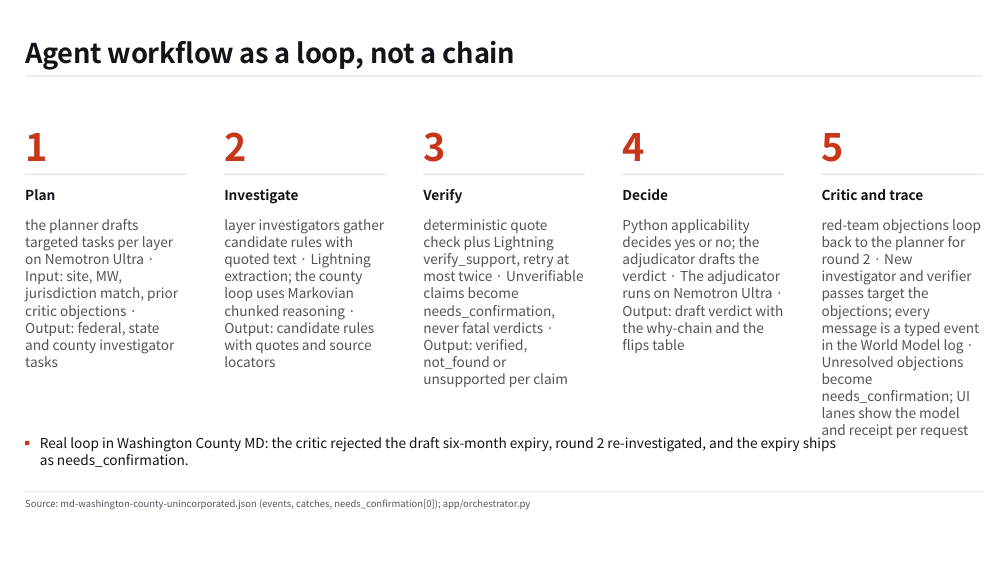
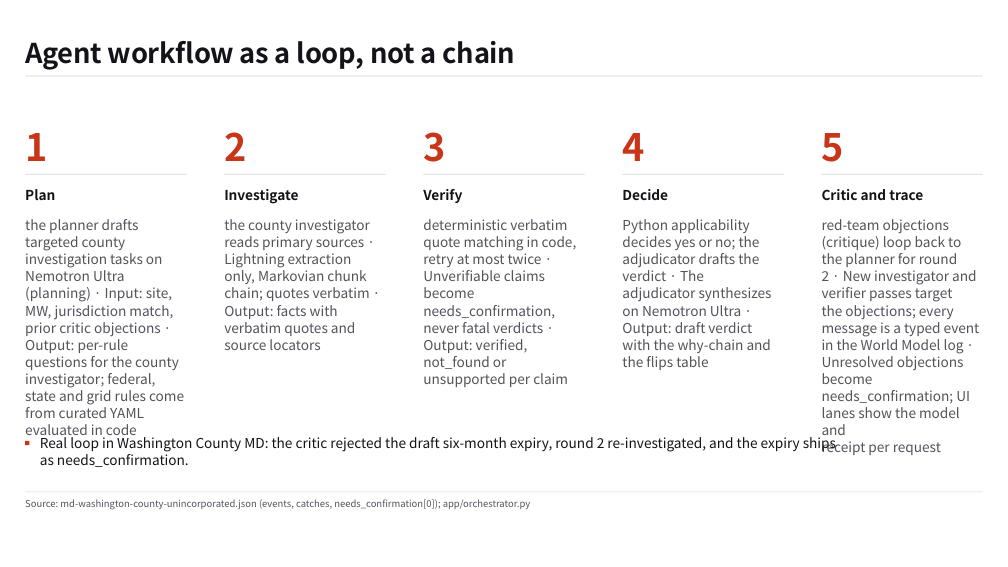
Before and after one commit to wjgoarxiv/sitewhy, a slide deck: slide 5 of submission/deck/sitewhy-deck.pptx. Drawn at 1008x567 pixels with LibreOffice and Linux fonts; fonts in the diff are those of the drawing. Boxes give left, top, right and bottom in pixels: in the first picture for what was removed or moved away, otherwise in the second. Text is boxed around its words. In the diff, an @@ line names an element or a change of style, - is before the commit and + after.

Commit message:
docs(submission): pitch deck matches the code

```diff
--- a/submission/deck/sitewhy-deck.pptx
+++ b/submission/deck/sitewhy-deck.pptx
@@ text at (x1=25, y1=219, x2=184, y2=440): text changed @@
-the planner drafts targeted tasks per layer on Nemotron Ultra · Input: site, MW, jurisdiction match, prior critic objections · Output: federal, state and county investigator tasks
+the planner drafts targeted county investigation tasks on Nemotron Ultra (planning) · Input: site, MW, jurisdiction match, prior critic objections · Output: per-rule questions for the county investigator; federal, state and grid rules come from curated YAML evaluated in code
@@ text at (x1=224, y1=219, x2=370, y2=350): text changed @@
-layer investigators gather candidate rules with quoted text · Lightning extraction; the county loop uses Markovian chunked reasoning · Output: candidate rules with quotes and source locators
+the county investigator
+reads primary sources ·
+Lightning extraction
+only, Markovian chunk
+chain; quotes verbatim ·
+Output: facts with
+verbatim quotes and
+source locators
@@ text at (x1=423, y1=219, x2=577, y2=387): text changed @@
-deterministic quote check plus Lightning verify_support, retry at most twice · Unverifiable claims become needs_confirmation, never fatal verdicts · Output: verified, not_found or unsupported per claim
+deterministic verbatim quote matching in code, retry at most twice · Unverifiable claims become needs_confirmation, never fatal verdicts · Output: verified, not_found or unsupported per claim
@@ text at (x1=622, y1=219, x2=772, y2=370): text changed @@
-Python applicability decides yes or no; the adjudicator drafts the verdict · The adjudicator runs on Nemotron Ultra · Output: draft verdict with the why-chain and the flips table
+Python applicability
+decides yes or no; the
+adjudicator drafts the
+verdict · The
+adjudicator synthesizes
+on Nemotron Ultra ·
+Output: draft verdict
+with the why-chain and
+the flips table
@@ text at (x1=822, y1=219, x2=980, y2=435): text changed @@
-red-team objections loop back to the planner for round 2 · New investigator and verifier passes target the objections; every message is a typed event in the World Model log · Unresolved objections become needs_confirmation; UI lanes show the model and receipt per request
+red-team objections
+(critique) loop back to
+the planner for round
+2 · New investigator and
+verifier passes target
+the objections; every
+message is a typed event
+in the World Model log ·
+Unresolved objections
+become
+needs_confirmation; UI
+lanes show the model and
+receipt per request
```
Also in this commit, not shown: 5 other slides changed, 2 other files.
